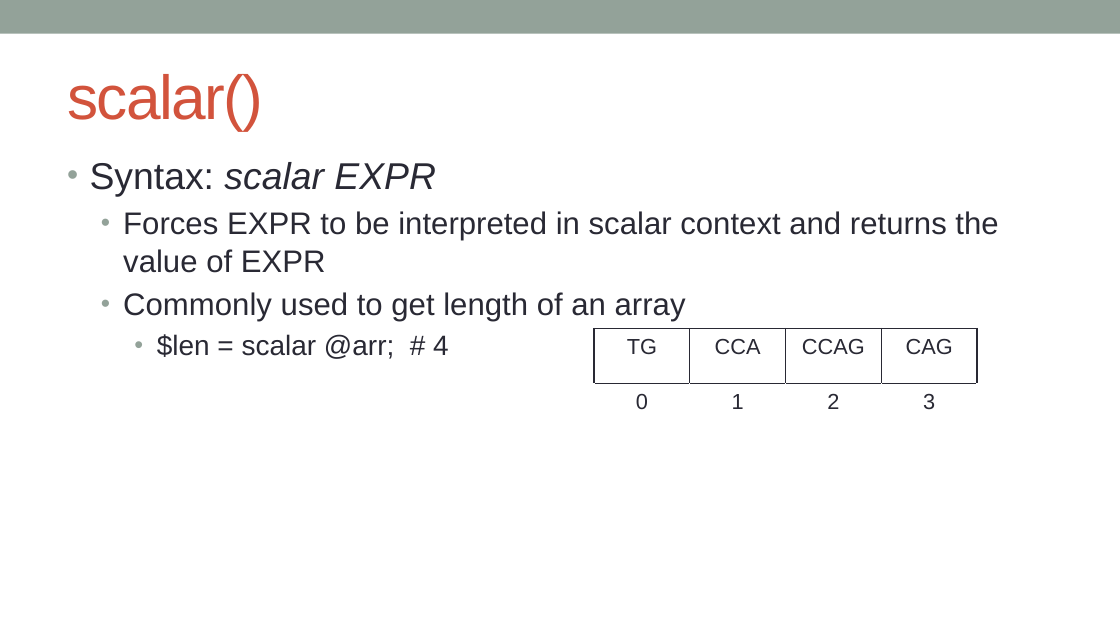
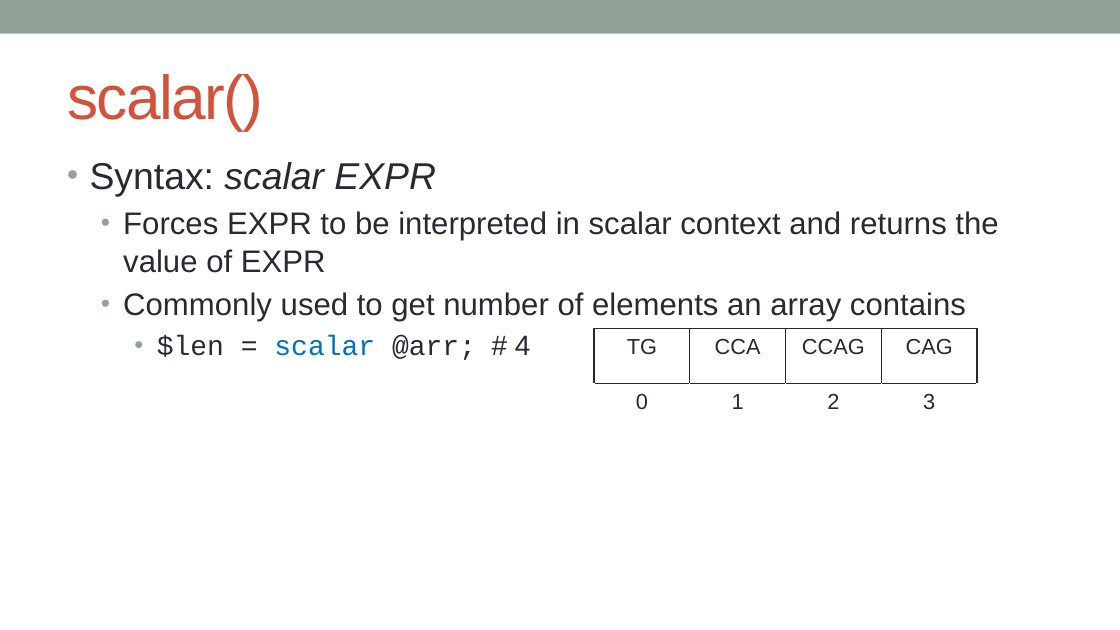
Before and after one commit to kanhu-pcr-code/bioinfo-PERL-course, a slide deck: slide 18 of PPTs/Operations_on_variables.pptx (slide 16 before the commit). Drawn at 1120x630 pixels with LibreOffice and Linux fonts; fonts in the diff are those of the drawing. Boxes give left, top, right and bottom in pixels: in the first picture for what was removed or moved away, otherwise in the second. Text is boxed around its words. In the diff, an @@ line names an element or a change of style, - is before the commit and + after.

```diff
--- a/PPTs/Operations_on_variables.pptx
+++ b/PPTs/Operations_on_variables.pptx
@@ text at (123,292,966,321): text changed @@
-  • Commonly used to get length of an array
+  • Commonly used to get number of elements an array contains
@@ text at (157,335,531,360): font Arial to Courier New in "$len = scalar @arr;"; text colour #292934 to #0070C0 in "scalar" @@
```
Also in this commit, not shown: 6 other slides changed, 5 slides added, 22 other files.
